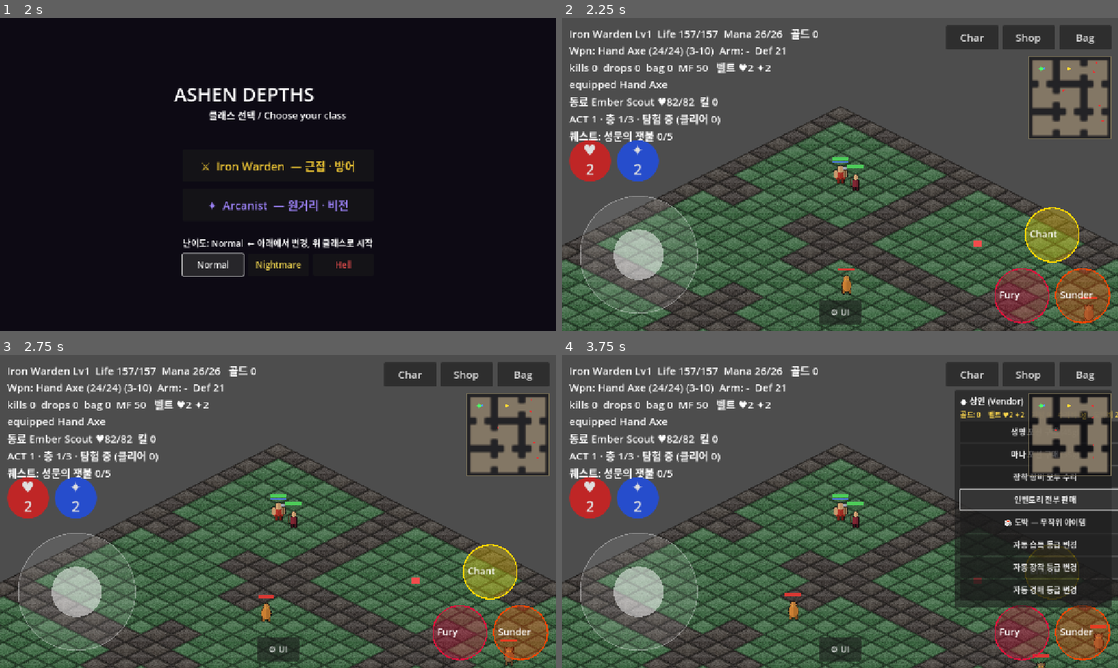
Above: before the commit, frames 1-4 (two rows, left to right).
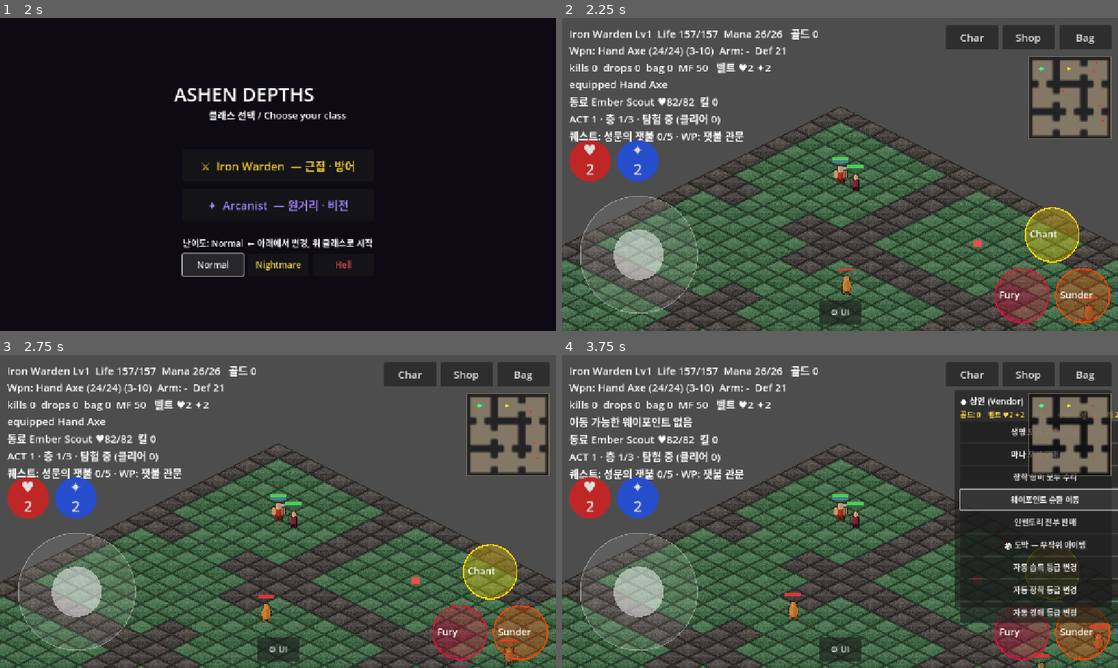
Above: after the commit, the same moments.

Repository: jflakeee/diablo
Game: Godot game, scene res://main.tscn
The game is run twice, just before and just after one commit, with the same random seed, the same clock (stepped at 60 frames per second) and the same inputs.
Inputs (mouse positions are in pixels of both pictures, inside the frame that each line leads up to):
- Up to frame 1 (2 s): click "Normal" at 0.5 s; click "Normal" at 1.25 s
- Up to frame 2 (2.25 s): click "⚔ Iron Warden — 근접 · 방어" at 2 s
- Up to frame 3 (2.75 s): no input
- Up to frame 4 (3.75 s): click "Shop" at 2.75 s; click (1045, 498) at 3.5 s, where only the run after the commit has a clickable "웨이포인트 순환 이동"

Frame 1 is identical in both runs. In frame 2, 0.2% of the frame differs, in the area x 20-33%, y 36-40%; in frame 3, 0.2%; in frame 4, 3.8%, in the area x 1-100%, y 19-86%.

Commit message:
Implement persistent act waypoints

Diff:
--- a/prototype/game_dungeon/coverage.gd
+++ b/prototype/game_dungeon/coverage.gd
@@ -71,7 +71,7 @@
 	for affix in item_script.PREFIXES: stats.append(String(affix.get("stat", "")))
 	for affix in item_script.SUFFIXES: stats.append(String(affix.get("stat", "")))
 	var item_spec: Dictionary = spec["items"]
-	checks += 6
+	checks += 9
 	if base_count < int(item_spec["minimum_bases"]): failures.append("item bases")
 	if item_script.UNIQUES.size() < int(item_spec["minimum_uniques"]): failures.append("unique count")
 	var set_ids := {}
@@ -114,4 +114,26 @@
 	if quest_acts.size() < int(progression["minimum_acts"]): failures.append("quest acts")
 	if not _has_all(quest_targets, progression["required_quest_targets"]): failures.append("quest target roles")
 	if not quest_integrity: failures.append("quest integrity")
-	return {"ok": failures.is_empty(), "checks": checks, "failures": failures, "monsters": monsters.size(), "skills": skill_defs.size(), "bases": base_count, "quests": quests.size()}
+	var waypoints: Array = data_script.waypoints()
+	var waypoint_ids := {}
+	var waypoint_pairs := {}
+	var waypoint_per_act := {}
+	var waypoint_integrity := true
+	for raw in waypoints:
+		var waypoint: Dictionary = raw
+		var waypoint_id := String(waypoint.get("id", ""))
+		var waypoint_act := int(waypoint.get("act", 0))
+		var waypoint_floor := int(waypoint.get("floor", 0))
+		var pair := "%d:%d" % [waypoint_act, waypoint_floor]
+		if waypoint_id.is_empty() or waypoint_ids.has(waypoint_id) or waypoint_pairs.has(pair):
+			waypoint_integrity = false
+		waypoint_ids[waypoint_id] = true
+		waypoint_pairs[pair] = true
+		waypoint_per_act[waypoint_act] = int(waypoint_per_act.get(waypoint_act, 0)) + 1
+	if waypoints.size() < int(progression["minimum_waypoints"]): failures.append("waypoint count")
+	for waypoint_act in range(1, int(progression["minimum_acts"]) + 1):
+		if int(waypoint_per_act.get(waypoint_act, 0)) < int(progression["waypoints_per_act"]):
+			waypoint_integrity = false
+	if waypoint_per_act.size() < int(progression["minimum_acts"]): failures.append("waypoint acts")
+	if not waypoint_integrity: failures.append("waypoint integrity")
+	return {"ok": failures.is_empty(), "checks": checks, "failures": failures, "monsters": monsters.size(), "skills": skill_defs.size(), "bases": base_count, "quests": quests.size(), "waypoints": waypoints.size()}
--- a/prototype/game_dungeon/data.gd
+++ b/prototype/game_dungeon/data.gd
@@ -76,3 +76,9 @@
 	if d == null:
 		return []
 	return d.get("quests", [])
+
+static func waypoints() -> Array:
+	var d = _load("res://data/waypoints.json")
+	if d == null:
+		return []
+	return d.get("waypoints", [])
--- a/prototype/game_dungeon/data/coverage.json
+++ b/prototype/game_dungeon/data/coverage.json
@@ -25,6 +25,8 @@
     "levels_per_act": 3,
     "minimum_quests": 6,
     "minimum_acts": 3,
+    "minimum_waypoints": 9,
+    "waypoints_per_act": 3,
     "required_quest_targets": ["any", "ranged", "boss", "rank:champion"]
   }
 }
--- /dev/null
+++ b/prototype/game_dungeon/data/waypoints.json
@@ -0,0 +1,14 @@
+{
+  "version": 1,
+  "waypoints": [
+    {"id":"cinder_gate","act":1,"floor":1,"name":"잿불 관문"},
+    {"id":"hollow_watch","act":1,"floor":2,"name":"공허 감시소"},
+    {"id":"matron_descent","act":1,"floor":3,"name":"무리어미 하강로"},
+    {"id":"glass_causeway","act":2,"floor":1,"name":"유리 둑길"},
+    {"id":"sunken_archive","act":2,"floor":2,"name":"침몰 기록고"},
+    {"id":"heart_vault","act":2,"floor":3,"name":"심장 금고"},
+    {"id":"gilded_breach","act":3,"floor":1,"name":"황금 균열"},
+    {"id":"storm_ossuary","act":3,"floor":2,"name":"폭풍 납골당"},
+    {"id":"depths_seal","act":3,"floor":3,"name":"심연 봉인소"}
+  ]
+}
--- a/prototype/game_dungeon/main.gd
+++ b/prototype/game_dungeon/main.gd
@@ -26,6 +26,7 @@
 const Coverage := preload("res://coverage.gd")
 const PerformanceBudget := preload("res://performance_budget.gd")
 const Quest := preload("res://quest.gd")
+const Waypoint := preload("res://waypoint.gd")
 
 var _grid: Array = []
 var _astar: AStarGrid2D
@@ -43,6 +44,8 @@
 var _exit_locked := false
 var _quest_defs: Array = []
 var _quest_state: Dictionary = {}
+var _waypoint_defs: Array = []
+var _waypoint_state: Dictionary = {}
 
 func _level_in_act() -> int:
 	return ((_dlevel - 1) % ACT_LEN) + 1
@@ -147,6 +150,7 @@
 var _save_selftest_ok := true
 var _online_selftest_ok := true
 var _coverage_selftest_ok := true
+var _waypoint_selftest_ok := true
 var _quitting := false
 var _perf_start_memory := 0
 var _perf_peak_memory := 0
@@ -435,6 +439,7 @@
 func _next_level() -> void:
 	_levels_cleared += 1
 	_dlevel += 1
+	Waypoint.unlock(_waypoint_defs, _waypoint_state, _act, _level_in_act())
 	for g in _ground:
 		if is_instance_valid(g):
 			g.queue_free()
@@ -576,7 +581,7 @@
 		print("[ONLINE] checks=%d failures=%s verdict=%s" % [int(online_report["checks"]), str(online_report["failures"]), "PASS" if _online_selftest_ok else "FAIL"])
 		var coverage_report := Coverage.validate(Data, Skills, Item, Craft)
 		_coverage_selftest_ok = bool(coverage_report["ok"])
-		print("[COVERAGE] checks=%d monsters=%d skills=%d bases=%d quests=%d failures=%s verdict=%s" % [int(coverage_report["checks"]), int(coverage_report.get("monsters", 0)), int(coverage_report.get("skills", 0)), int(coverage_report.get("bases", 0)), int(coverage_report.get("quests", 0)), str(coverage_report["failures"]), "PASS" if _coverage_selftest_ok else "FAIL"])
+		print("[COVERAGE] checks=%d monsters=%d skills=%d bases=%d quests=%d waypoints=%d failures=%s verdict=%s" % [int(coverage_report["checks"]), int(coverage_report.get("monsters", 0)), int(coverage_report.get("skills", 0)), int(coverage_report.get("bases", 0)), int(coverage_report.get("quests", 0)), int(coverage_report.get("waypoints", 0)), str(coverage_report["failures"]), "PASS" if _coverage_selftest_ok else "FAIL"])
 		print("[PERF] budget_selftest verdict=", "PASS" if PerformanceBudget.selftest() else "FAIL")
 		print("[ASSET] atlas=%s entries=%d selftest=%s" % [str(_assets.available()), _assets.entry_count(), "PASS" if _assets.selftest() else "FAIL"])
 		_automation = Automation.new() # 셀프테스트 상태를 실제 플레이와 분리
@@ -668,6 +673,9 @@
 	_started = true
 	_quest_defs = Data.quests()
 	_quest_state = Quest.new_state(_quest_defs)
+	_waypoint_defs = Data.waypoints()
+	_waypoint_state = Waypoint.new_state()
+	Waypoint.unlock(_waypoint_defs, _waypoint_state, _act, _level_in_act())
 	_run_start = Time.get_ticks_msec()
 	_perf_start_memory = int(Performance.get_monitor(Performance.MEMORY_STATIC))
 	_perf_peak_memory = _perf_start_memory
@@ -856,6 +864,7 @@
 	if _auto_quit:
 		_craft_selftest()
 		_act_reward_selftest()
+		_waypoint_travel_selftest()
 	print("[GD] ready — class=%s life=%d dungeon=%dx%d entrance=(%d,%d) exit=(%d,%d)" % [
 		_class, _player.max_life, _gw, _gh, _ent_cell.x, _ent_cell.y, _exit_cell.x, _exit_cell.y])
 
@@ -882,6 +891,20 @@
 	_acts_cleared = act0
 	_act = 1
 	_exit_locked = false
+
+func _waypoint_travel_selftest() -> void:
+	var saved_state := _waypoint_state.duplicate(true)
+	var saved_level := _dlevel
+	Waypoint.unlock(_waypoint_defs, _waypoint_state, _act, 2)
+	_waypoint_state["current"] = String(Waypoint.find_at(_waypoint_defs, _act, 1).get("id", ""))
+	_travel_waypoint(0)
+	var reached_second := _level_in_act() == 2 and String(_waypoint_state.get("current", "")) == String(Waypoint.find_at(_waypoint_defs, _act, 2).get("id", ""))
+	_travel_waypoint(0)
+	var returned_first := _level_in_act() == 1 and String(_waypoint_state.get("current", "")) == String(Waypoint.find_at(_waypoint_defs, _act, 1).get("id", ""))
+	_waypoint_selftest_ok = reached_second and returned_first
+	_waypoint_state = saved_state
+	_dlevel = saved_level
+	print("[WAYPOINT_TEST] forward=%s return=%s verdict=%s" % [str(reached_second), str(returned_first), "PASS" if _waypoint_selftest_ok else "FAIL"])
 
 func _data_selftest() -> void:
 	var mons := Data.monsters()
@@ -1026,6 +1049,7 @@
 		"difficulty": _difficulty, "act": _act, "acts_cleared": _acts_cleared,
 		"dungeon_level": _dlevel, "levels_cleared": _levels_cleared,
 		"quest_state": _quest_state.duplicate(true),
+		"waypoint_state": _waypoint_state.duplicate(true),
 	}
 
 func _save_game() -> void:
@@ -1069,6 +1093,8 @@
 	_dlevel = maxi(int(state.get("dungeon_level", 1)), 1)
 	_levels_cleared = maxi(int(state.get("levels_cleared", 0)), 0)
 	_quest_state = Quest.normalize_state(_quest_defs, state.get("quest_state", {}))
+	_waypoint_state = Waypoint.normalize_state(_waypoint_defs, state.get("waypoint_state", {}))
+	Waypoint.unlock(_waypoint_defs, _waypoint_state, _act, _level_in_act())
 	_recompute_player()
 	_rebuild_inv()
 	_rebuild_char_panel()
@@ -1464,7 +1490,7 @@
 	if _stat_points > 0 or _player.skill_points > 0:
 		_hud.text += "  ▲포인트: 스탯%d 스킬%d (Char)" % [_stat_points, _player.skill_points]
 	var quest_gate := "🔒 보스 처치 필요" if _exit_locked else ("⚔ 보스 층" if _is_boss_level() else "탐험 중")
-	_hud.text += "\nACT %d · 층 %d/%d · %s (클리어 %d)\n퀘스트: %s" % [_act, _level_in_act(), ACT_LEN, quest_gate, _acts_cleared, Quest.objective_text(_quest_defs, _quest_state, _act)]
+	_hud.text += "\nACT %d · 층 %d/%d · %s (클리어 %d)\n퀘스트: %s · WP: %s" % [_act, _level_in_act(), ACT_LEN, quest_gate, _acts_cleared, Quest.objective_text(_quest_defs, _quest_state, _act), Waypoint.current_name(_waypoint_defs, _waypoint_state)]
 
 	if _auto_quit and elapsed >= 50.0 and not _quitting:
 		_quitting = true
@@ -1484,6 +1510,7 @@
 			if String((quest_entry as Dictionary).get("status", "")) == "complete":
 				completed_quests += 1
 		print("[QUEST] completed=%d/%d current=%s" % [completed_quests, _quest_defs.size(), Quest.objective_text(_quest_defs, _quest_state, _act)])
+		print("[WAYPOINT] unlocked=%d/%d current=%s" % [(_waypoint_state.get("unlocked", {}) as Dictionary).size(), _waypoint_defs.size(), Waypoint.current_name(_waypoint_defs, _waypoint_state)])
 		print("[CHAR] str=%d dex=%d vit=%d energy=%d discipline=%d unspent(stat=%d skill=%d)" % [
 			_player.stat_str, _player.stat_dex, _player.stat_vit, _player.stat_energy,
 			_player.skill_level("weapon_discipline" if _class != "arcanist" else "ember_bolt"), _stat_points, _player.skill_points])
@@ -1494,7 +1521,7 @@
 		print("[ASSET] monsters compiled=%d fallback=%d runtime=%s" % [_compiled_monsters, _generated_monsters, str(asset_report)])
 		var perf_report := PerformanceBudget.evaluate(elapsed, _logic_ticks, _perf_peak_active, _perf_start_memory, _perf_peak_memory)
 		print("[PERF] logic_hz=%.2f peak_active=%d memory_growth_kib=%.1f failures=%s verdict=%s" % [float(perf_report["logic_hz"]), int(perf_report["peak_active"]), float(perf_report["memory_growth"]) / 1024.0, str(perf_report["failures"]), "PASS" if bool(perf_report["ok"]) else "FAIL"])
-		var ok: bool = (_kills > 0 or _spells_cast > 0) and bool(asset_report["ok"]) and bool(perf_report["ok"]) and _ui_selftest_ok and _identity_selftest_ok and _system_selftest_ok and _save_selftest_ok and _online_selftest_ok and _coverage_selftest_ok
+		var ok: bool = (_kills > 0 or _spells_cast > 0) and bool(asset_report["ok"]) and bool(perf_report["ok"]) and _ui_selftest_ok and _identity_selftest_ok and _system_selftest_ok and _save_selftest_ok and _online_selftest_ok and _coverage_selftest_ok and _waypoint_selftest_ok
 		print("[GD][RESULT] verdict=", ("PASS" if ok else "FAIL"))
 		_release_runtime_resources()
 		await get_tree().process_frame
@@ -2071,6 +2098,7 @@
 	_vendor_btn(vb, "생명 포션 구매 (%dg)" % COST_HP_POT, func(): _buy_potion("health"))
 	_vendor_btn(vb, "마나 포션 구매 (%dg)" % COST_MP_POT, func(): _buy_potion("mana"))
 	_vendor_btn(vb, "장착 장비 모두 수리", func(): _repair_equipped())
+	_vendor_btn(vb, "웨이포인트 순환 이동", func(): _travel_waypoint(0))
 	_vendor_btn(vb, "인벤토리 전부 판매", func(): _sell_all())
 	_vendor_btn(vb, "🎲 도박 — 무작위 아이템", func(): _gamble())
 	_vendor_btn(vb, "자동 습득 등급 변경", func(): _cycle_automation("pickup_min"))
@@ -2094,6 +2122,37 @@
 
 func _toggle_vendor() -> void:
 	_vendor_panel.visible = not _vendor_panel.visible
+	_refresh_vendor()
+
+func _travel_waypoint(direction: int) -> void:
+	var target := Waypoint.cycle(_waypoint_defs, _waypoint_state, _act) if direction == 0 else Waypoint.adjacent(_waypoint_defs, _waypoint_state, _act, direction)
+	if target.is_empty():
+		_combat_log = "이동 가능한 웨이포인트 없음"
+		return
+	_dlevel = (_act - 1) * ACT_LEN + int(target.get("floor", 1))
+	Waypoint.unlock(_waypoint_defs, _waypoint_state, _act, _level_in_act())
+	for ground_item in _ground:
+		if is_instance_valid(ground_item):
+			ground_item.queue_free()
+	_ground.clear()
+	for projectile in _projectiles:
+		var projectile_node: Node = projectile.get("node", null)
+		if is_instance_valid(projectile_node):
+			projectile_node.queue_free()
+	_projectiles.clear()
+	_generate_dungeon()
+	_build_minimap_tex()
+	_player.gx = _ent_cell.x
+	_player.gy = _ent_cell.y
+	_player.position = _iso(_player.gx, _player.gy)
+	if _merc != null:
+		_merc.gx = _player.gx + 1
+		_merc.gy = _player.gy
+		_merc.position = _iso(_merc.gx, _merc.gy)
+	_spawn_dungeon_monsters()
+	if is_instance_valid(_cam):
+		_cam.position = _player.position
+	_combat_log = "웨이포인트 이동: %s" % Waypoint.current_name(_waypoint_defs, _waypoint_state)
 	_refresh_vendor()
 
 # ── 캐릭터 성장 패널 ──
--- a/prototype/game_dungeon/save_store.gd
+++ b/prototype/game_dungeon/save_store.gd
@@ -1,6 +1,6 @@
 extends RefCounted
 
-const CURRENT_VERSION := 3
+const CURRENT_VERSION := 4
 const DEFAULT_PATH := "user://ashen_depths_save.json"
 
 static func _migrate(raw: Dictionary) -> Dictionary:
@@ -21,6 +21,9 @@
 	if version == 2:
 		state["quest_state"] = state.get("quest_state", {})
 		version = 3
+	if version == 3:
+		state["waypoint_state"] = state.get("waypoint_state", {})
+		version = 4
 	state["schema_version"] = version
 	return state
 
@@ -113,11 +116,15 @@
 	var legacy := state.duplicate(true)
 	legacy["schema_version"] = 1
 	var migrated := _migrate(legacy)
-	if int(migrated.get("schema_version", 0)) != CURRENT_VERSION or not migrated.has("difficulty") or not migrated.has("quest_state"): failures.append("v1 migration")
+	if int(migrated.get("schema_version", 0)) != CURRENT_VERSION or not migrated.has("difficulty") or not migrated.has("quest_state") or not migrated.has("waypoint_state"): failures.append("v1 migration")
 	var v2 := state.duplicate(true)
 	v2["schema_version"] = 2
 	var migrated_v2 := _migrate(v2)
 	if int(migrated_v2.get("schema_version", 0)) != CURRENT_VERSION or not migrated_v2.get("quest_state", null) is Dictionary: failures.append("v2 quest migration")
+	var v3 := state.duplicate(true)
+	v3["schema_version"] = 3
+	var migrated_v3 := _migrate(v3)
+	if int(migrated_v3.get("schema_version", 0)) != CURRENT_VERSION or not migrated_v3.get("waypoint_state", null) is Dictionary: failures.append("v3 waypoint migration")
 	var corrupt_path := "user://save_store_corrupt_%s.json" % suffix
 	var corrupt := FileAccess.open(corrupt_path, FileAccess.WRITE)
 	if corrupt != null:
@@ -127,4 +134,4 @@
 	for cleanup in [path, path + ".tmp", path + ".bak", corrupt_path]:
 		var absolute := ProjectSettings.globalize_path(cleanup)
 		if FileAccess.file_exists(absolute): DirAccess.remove_absolute(absolute)
-	return {"ok": failures.is_empty(), "checks": 8, "failures": failures}
+	return {"ok": failures.is_empty(), "checks": 9, "failures": failures}
--- a/prototype/game_dungeon/system_tests.gd
+++ b/prototype/game_dungeon/system_tests.gd
@@ -7,6 +7,7 @@
 const Item := preload("res://item.gd")
 const Data := preload("res://data.gd")
 const Quest := preload("res://quest.gd")
+const Waypoint := preload("res://waypoint.gd")
 
 static func _check(condition: bool, label: String, failures: Array) -> void:
 	if not condition:
@@ -105,4 +106,16 @@
 	Item.lose_durability(set_armor, Item.durability_max(set_armor))
 	_check(Item.equipped_set_bonus([set_weapon, set_armor]).is_empty(), "broken set piece disables bonus", failures)
 
-	return {"ok": failures.is_empty(), "checks": 38, "failures": failures}
+	var waypoint_defs := Data.waypoints()
+	var waypoint_state := Waypoint.new_state()
+	_check(waypoint_defs.size() == 9 and Waypoint.unlock(waypoint_defs, waypoint_state, 1, 1), "waypoint initial unlock", failures)
+	_check(Waypoint.adjacent(waypoint_defs, waypoint_state, 1, -1).is_empty(), "waypoint locked travel rejection", failures)
+	Waypoint.unlock(waypoint_defs, waypoint_state, 1, 2)
+	var previous_waypoint := Waypoint.adjacent(waypoint_defs, waypoint_state, 1, -1)
+	_check(String(previous_waypoint.get("id", "")) == "cinder_gate", "waypoint backward travel", failures)
+	_check(String(Waypoint.cycle(waypoint_defs, waypoint_state, 1).get("id", "")) == "cinder_gate", "waypoint mobile cycle", failures)
+	_check(Waypoint.adjacent(waypoint_defs, waypoint_state, 2, -1).is_empty(), "waypoint cross-act isolation", failures)
+	var restored_waypoints := Waypoint.normalize_state(waypoint_defs, waypoint_state.duplicate(true))
+	_check((restored_waypoints["unlocked"] as Dictionary).size() == 2 and String(restored_waypoints["current"]) == "hollow_watch", "waypoint save normalization", failures)
+
+	return {"ok": failures.is_empty(), "checks": 44, "failures": failures}
--- /dev/null
+++ b/prototype/game_dungeon/waypoint.gd
@@ -0,0 +1,80 @@
+extends RefCounted
+
+static func new_state() -> Dictionary:
+	return {"unlocked": {}, "current": ""}
+
+static func normalize_state(definitions: Array, saved: Dictionary) -> Dictionary:
+	var state := new_state()
+	var valid_ids := {}
+	for raw in definitions:
+		valid_ids[String((raw as Dictionary).get("id", ""))] = true
+	var saved_unlocked: Dictionary = saved.get("unlocked", {})
+	for id in saved_unlocked:
+		if valid_ids.has(String(id)) and bool(saved_unlocked[id]):
+			state["unlocked"][String(id)] = true
+	var current := String(saved.get("current", ""))
+	if state["unlocked"].has(current):
+		state["current"] = current
+	return state
+
+static func find_at(definitions: Array, act: int, floor: int) -> Dictionary:
+	for raw in definitions:
+		var definition: Dictionary = raw
+		if int(definition.get("act", 0)) == act and int(definition.get("floor", 0)) == floor:
+			return definition
+	return {}
+
+static func unlock(definitions: Array, state: Dictionary, act: int, floor: int) -> bool:
+	var definition := find_at(definitions, act, floor)
+	if definition.is_empty():
+		return false
+	var id := String(definition.get("id", ""))
+	var was_unlocked := bool((state.get("unlocked", {}) as Dictionary).get(id, false))
+	state["unlocked"][id] = true
+	state["current"] = id
+	return not was_unlocked
+
+static func unlocked_for_act(definitions: Array, state: Dictionary, act: int) -> Array:
+	var result: Array = []
+	var unlocked: Dictionary = state.get("unlocked", {})
+	for raw in definitions:
+		var definition: Dictionary = raw
+		if int(definition.get("act", 0)) == act and bool(unlocked.get(String(definition.get("id", "")), false)):
+			result.append(definition)
+	result.sort_custom(func(a: Dictionary, b: Dictionary): return int(a.get("floor", 0)) < int(b.get("floor", 0)))
+	return result
+
+static func adjacent(definitions: Array, state: Dictionary, act: int, direction: int) -> Dictionary:
+	var available := unlocked_for_act(definitions, state, act)
+	if available.size() < 2 or direction == 0:
+		return {}
+	var current := String(state.get("current", ""))
+	var index := -1
+	for i in available.size():
+		if String(available[i].get("id", "")) == current:
+			index = i
+			break
+	if index < 0:
+		return {}
+	var target_index := index + (1 if direction > 0 else -1)
+	if target_index < 0 or target_index >= available.size():
+		return {}
+	return available[target_index]
+
+static func current_name(definitions: Array, state: Dictionary) -> String:
+	var current := String(state.get("current", ""))
+	for raw in definitions:
+		var definition: Dictionary = raw
+		if String(definition.get("id", "")) == current:
+			return String(definition.get("name", current))
+	return "미해금"
+
+static func cycle(definitions: Array, state: Dictionary, act: int) -> Dictionary:
+	var available := unlocked_for_act(definitions, state, act)
+	if available.size() < 2:
+		return {}
+	var current := String(state.get("current", ""))
+	for i in available.size():
+		if String(available[i].get("id", "")) == current:
+			return available[(i + 1) % available.size()]
+	return {}
Not shown, changed: docs/SYSTEM_TEST_MATRIX.md
Not shown, changed: prototype/game_dungeon/README.md
